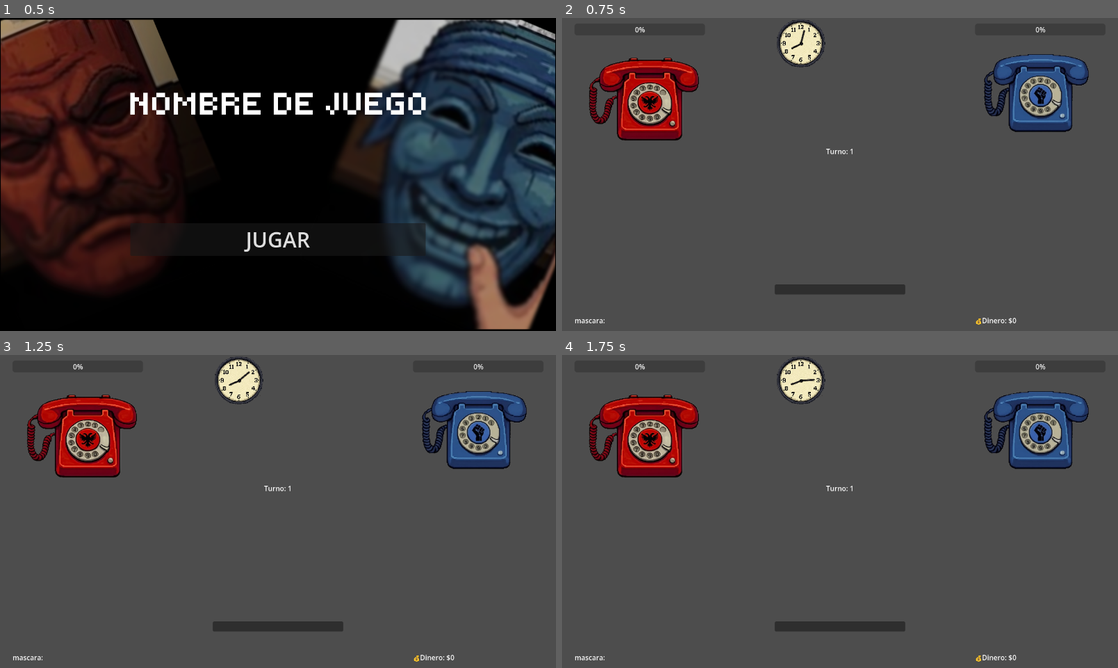
Above: before the commit, frames 1-4 (two rows, left to right).
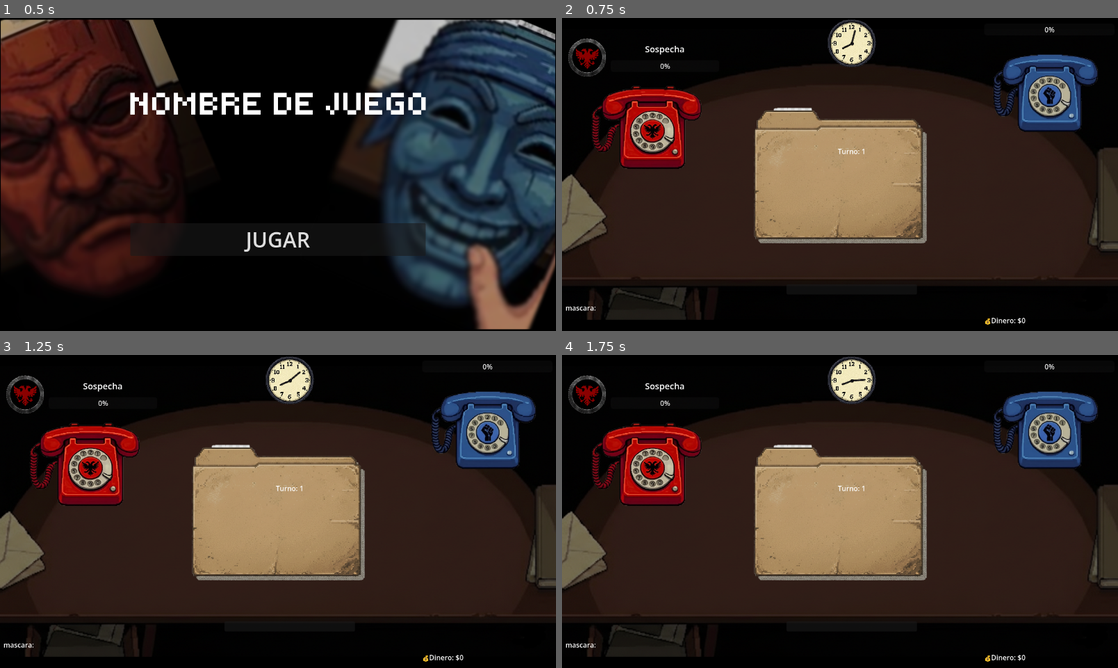
Above: after the commit, the same moments.

Repository: ktorres63/OnlyDevs-Game
Game: Godot game, scene res://scenes/menu_inicio/menu_inicio.tscn
Two runs of this game, one before a commit and one after it. Both use one fixed random seed, a clock stepped at 60 frames per second and the inputs below.
Inputs:
- Up to frame 1 (0.5 s): no input
- Up to frame 2 (0.75 s): click "JUGAR" at 0.5 s
- Up to frame 3 (1.25 s): no input
- Up to frame 4 (1.75 s): no input

Frame 1 is identical in both runs. In frame 2, 98% of the frame differs, in the area x 0-100%, y 0-100%; in frame 3, 98%; in frame 4, 98%.

Commit message:
modificar pantalla de juego

Diff:
--- a/scenes/main/Main.tscn
+++ b/scenes/main/Main.tscn
@@ -1,10 +1,13 @@
 [gd_scene format=3 uid="uid://bta6ffqd60hxj"]
 
 [ext_resource type="Script" uid="uid://bpnsk2i3dahfx" path="res://scripts/ui/Main.gd" id="1_nha0i"]
+[ext_resource type="Texture2D" uid="uid://dru4oksixaa07" path="res://assets/sprites/ui/mesa.png" id="2_1rhdn"]
 [ext_resource type="Script" uid="uid://7yuba21mau25" path="res://scripts/core/GameManager.gd" id="2_q24mn"]
+[ext_resource type="Texture2D" uid="uid://its17xl65t2b" path="res://assets/sprites/ui/file.png" id="3_ko0rf"]
 [ext_resource type="Texture2D" uid="uid://cuh2pdyjccl01" path="res://assets/sprites/ui/phoneRed.png" id="3_q24mn"]
 [ext_resource type="PackedScene" uid="uid://c5nr3j33o4vg6" path="res://scenes/main/clock.tscn" id="4_dc040"]
 [ext_resource type="Texture2D" uid="uid://qfvp1lvd82sn" path="res://assets/sprites/ui/phoneBlue.png" id="4_gyg6b"]
+[ext_resource type="Texture2D" uid="uid://b7dcnqyktrq32" path="res://assets/sprites/ui/eagles.png" id="4_sjxhf"]
 
 [node name="Main" type="Control" unique_id=1647585048]
 layout_mode = 3
@@ -14,6 +17,36 @@
 grow_horizontal = 2
 grow_vertical = 2
 script = ExtResource("1_nha0i")
+
+[node name="CenterContainer" type="CenterContainer" parent="." unique_id=1970509411]
+custom_minimum_size = Vector2(1280, 720)
+layout_mode = 0
+offset_right = 1280.0
+offset_bottom = 720.0
+
+[node name="ColorRect" type="ColorRect" parent="CenterContainer" unique_id=1560707409]
+custom_minimum_size = Vector2(1280, 720)
+layout_mode = 2
+color = Color(0, 0, 0, 1)
+
+[node name="TextureRect" type="TextureRect" parent="CenterContainer" unique_id=1070441115]
+custom_minimum_size = Vector2(1280, 720)
+layout_mode = 2
+texture = ExtResource("2_1rhdn")
+expand_mode = 5
+stretch_mode = 5
+
+[node name="TextureRect2" type="TextureRect" parent="CenterContainer" unique_id=1246679314]
+custom_minimum_size = Vector2(450, 450)
+layout_mode = 2
+texture = ExtResource("3_ko0rf")
+expand_mode = 1
+stretch_mode = 5
+
+[node name="ColorRect2" type="ColorRect" parent="CenterContainer" unique_id=553784703]
+custom_minimum_size = Vector2(1280, 720)
+layout_mode = 2
+color = Color(0, 0, 0, 0.1254902)
 
 [node name="GameManager" type="Node" parent="." unique_id=1237323366]
 script = ExtResource("2_q24mn")
@@ -25,24 +58,47 @@
 anchor_bottom = 1.0
 grow_horizontal = 2
 grow_vertical = 2
-theme_override_constants/separation = 161
+theme_override_constants/separation = 155
 alignment = 1
 
 [node name="VBoxContainer" type="VBoxContainer" parent="HBoxContainer" unique_id=1724329661]
 layout_mode = 2
-theme_override_constants/separation = 340
+theme_override_constants/separation = 290
 alignment = 1
 
 [node name="VBoxContainer" type="VBoxContainer" parent="HBoxContainer/VBoxContainer" unique_id=1216936912]
 layout_mode = 2
 
-[node name="SuspicionBarRed" type="ProgressBar" parent="HBoxContainer/VBoxContainer/VBoxContainer" unique_id=1883222905]
-custom_minimum_size = Vector2(300, 0)
+[node name="HBoxContainer" type="HBoxContainer" parent="HBoxContainer/VBoxContainer/VBoxContainer" unique_id=1199853700]
+layout_mode = 2
+size_flags_horizontal = 4
+
+[node name="TextureRect" type="TextureRect" parent="HBoxContainer/VBoxContainer/VBoxContainer/HBoxContainer" unique_id=1491206646]
+custom_minimum_size = Vector2(100, 100)
+layout_mode = 2
+texture = ExtResource("4_sjxhf")
+expand_mode = 1
+
+[node name="VBoxContainer" type="VBoxContainer" parent="HBoxContainer/VBoxContainer/VBoxContainer/HBoxContainer" unique_id=63828800]
+layout_mode = 2
+theme_override_constants/separation = 12
+alignment = 1
+
+[node name="Label" type="Label" parent="HBoxContainer/VBoxContainer/VBoxContainer/HBoxContainer/VBoxContainer" unique_id=1216970117]
+layout_mode = 2
+theme_override_font_sizes/font_size = 20
+text = "Sospecha"
+horizontal_alignment = 1
+
+[node name="SuspicionBarRed" type="ProgressBar" parent="HBoxContainer/VBoxContainer/VBoxContainer/HBoxContainer/VBoxContainer" unique_id=1883222905]
+custom_minimum_size = Vector2(250, 0)
 layout_mode = 2
 
 [node name="PhoneRed" type="TextureButton" parent="HBoxContainer/VBoxContainer/VBoxContainer" unique_id=1661207811]
-custom_minimum_size = Vector2(300, 300)
+custom_minimum_size = Vector2(300, 220)
 layout_mode = 2
+size_flags_horizontal = 4
+size_flags_vertical = 4
 texture_normal = ExtResource("3_q24mn")
 ignore_texture_size = true
 stretch_mode = 5
@@ -56,7 +112,9 @@
 theme_override_constants/separation = 295
 
 [node name="Clock" parent="HBoxContainer/VBoxContainer2" unique_id=262250937 instance=ExtResource("4_dc040")]
+custom_minimum_size = Vector2(120, 0)
 layout_mode = 2
+size_flags_horizontal = 4
 
 [node name="TurnLabel" type="Label" parent="HBoxContainer/VBoxContainer2" unique_id=1244122947]
 layout_mode = 2
--- a/scenes/main/clock.tscn
+++ b/scenes/main/clock.tscn
@@ -10,6 +10,8 @@
 anchors_preset = 15
 anchor_right = 1.0
 anchor_bottom = 1.0
+offset_right = -1160.0
+offset_bottom = -600.0
 grow_horizontal = 2
 grow_vertical = 2
 script = ExtResource("1_j0qyj")
--- a/scripts/core/GameManager.gd
+++ b/scripts/core/GameManager.gd
@@ -39,8 +39,10 @@
 	if(GameState.turno > MAX_TURNOS):
 		checkFinal()
 		return
+	print("comienzo turno")
+	# TODO: llegada de información
 
-	print("comienzo turno")
+
 	await get_tree().create_timer(randf_range(5,10)).timeout
 	#Realizar llamada
 	var team_to_call
--- a/scripts/ui/Main.gd
+++ b/scripts/ui/Main.gd
@@ -6,7 +6,7 @@
 @onready var phone_red = $HBoxContainer/VBoxContainer/VBoxContainer/PhoneRed
 @onready var phone_blue = $HBoxContainer/VBoxContainer3/VBoxContainer/PhoneBlue
 @onready var game_manager = $GameManager
-@onready var suspicion_bar_red = $HBoxContainer/VBoxContainer/VBoxContainer/SuspicionBarRed
+@onready var suspicion_bar_red = $HBoxContainer/VBoxContainer/VBoxContainer/HBoxContainer/VBoxContainer/SuspicionBarRed
 @onready var suspicion_bar_blue = $HBoxContainer/VBoxContainer3/VBoxContainer/SuspicionBarBlue
 
 # Called when the node enters the scene tree for the first time.
Binary file added: assets/sprites/ui/eagles.png
Not shown, added: assets/sprites/ui/eagles.png.import
Binary file added: assets/sprites/ui/file.png
Not shown, added: assets/sprites/ui/file.png.import
Binary file added: assets/sprites/ui/mesa.png
Not shown, added: assets/sprites/ui/mesa.png.import
Binary file changed: assets/sprites/ui/phoneRed.png
Binary file added: assets/sprites/ui/rebellion_logo.png
Not shown, added: assets/sprites/ui/rebellion_logo.png.import
